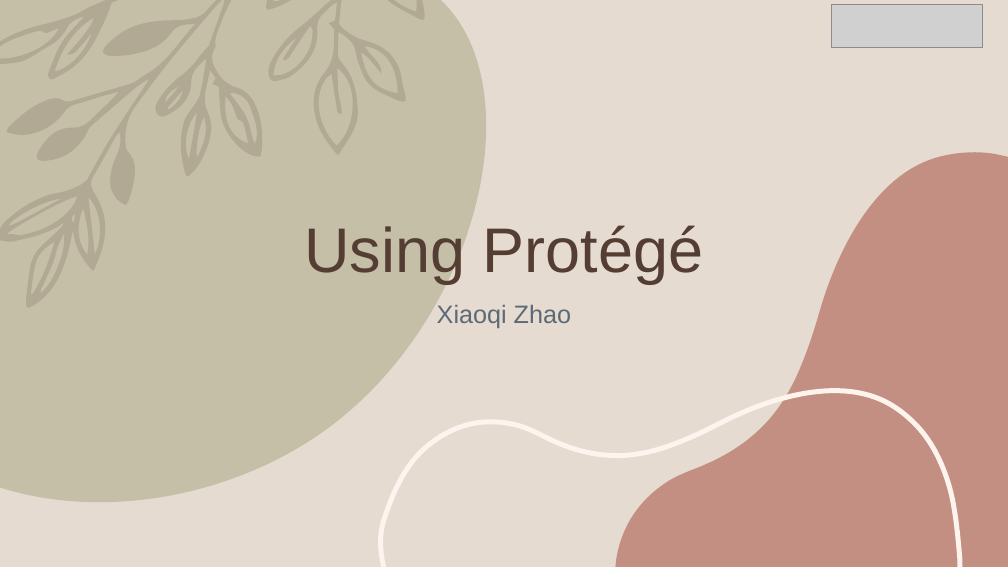
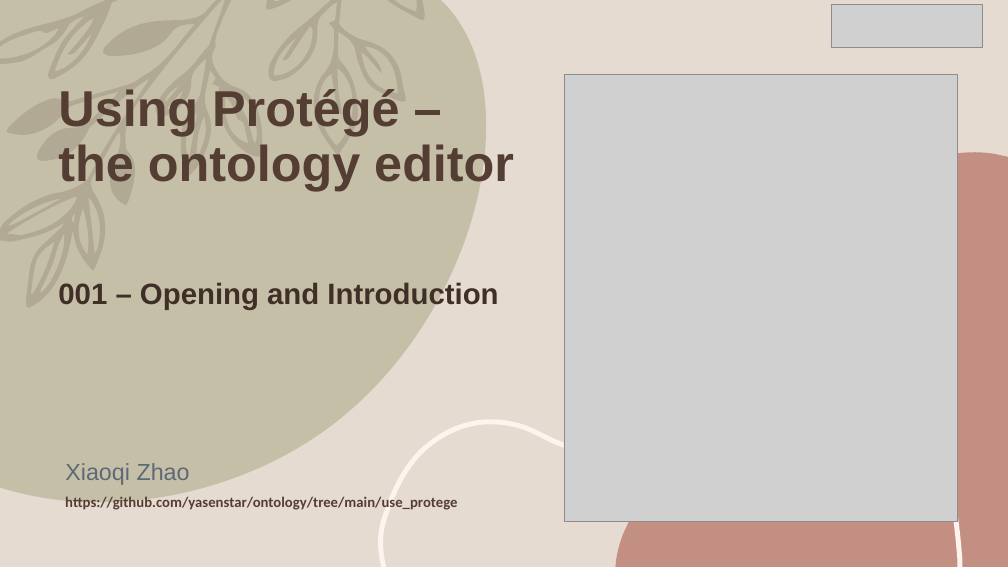
Before and after one commit to yasenstar/ontology, a slide deck: slide 1 of use_protege/Using_Protege.pptx. Drawn at 1008x567 pixels with LibreOffice and Linux fonts; fonts in the diff are those of the drawing; grey boxes stand for pictures. Boxes give left, top, right and bottom in pixels: in the first picture for what was removed or moved away, otherwise in the second. Text is boxed around its words. In the diff, an @@ line names an element or a change of style, - is before the commit and + after.

```diff
--- a/use_protege/Using_Protege.pptx
+++ b/use_protege/Using_Protege.pptx
@@ title at [58,89,514,191]: text changed; size 60 to 48 pt; bold on @@
-Using Protégé
+Using Protégé – the ontology editor
@@ picture added at [564,74,957,522] @@
@@ text added at [58,282,498,309], 28 pt, text #3F2F27, bold @@
+001 – Opening and Introduction
@@ subtitle "Xiaoqi Zhao": place and size @@
-subtitle "Xiaoqi Zhao" at [437,305,571,328]
+subtitle "Xiaoqi Zhao" at [65,463,190,485]
@@ subtitle "Xiaoqi Zhao" at [65,463,190,485]: size 24 to 22.2 pt; alignment centre to left; line spacing 0.9 to 0.8 @@
@@ text added at [65,496,457,510], 14 pt, text #543E34, bold @@
+https://github.com/yasenstar/ontology/tree/main/use_protege
```
Also in this commit, not shown: 2 slides added, 2 other files.
